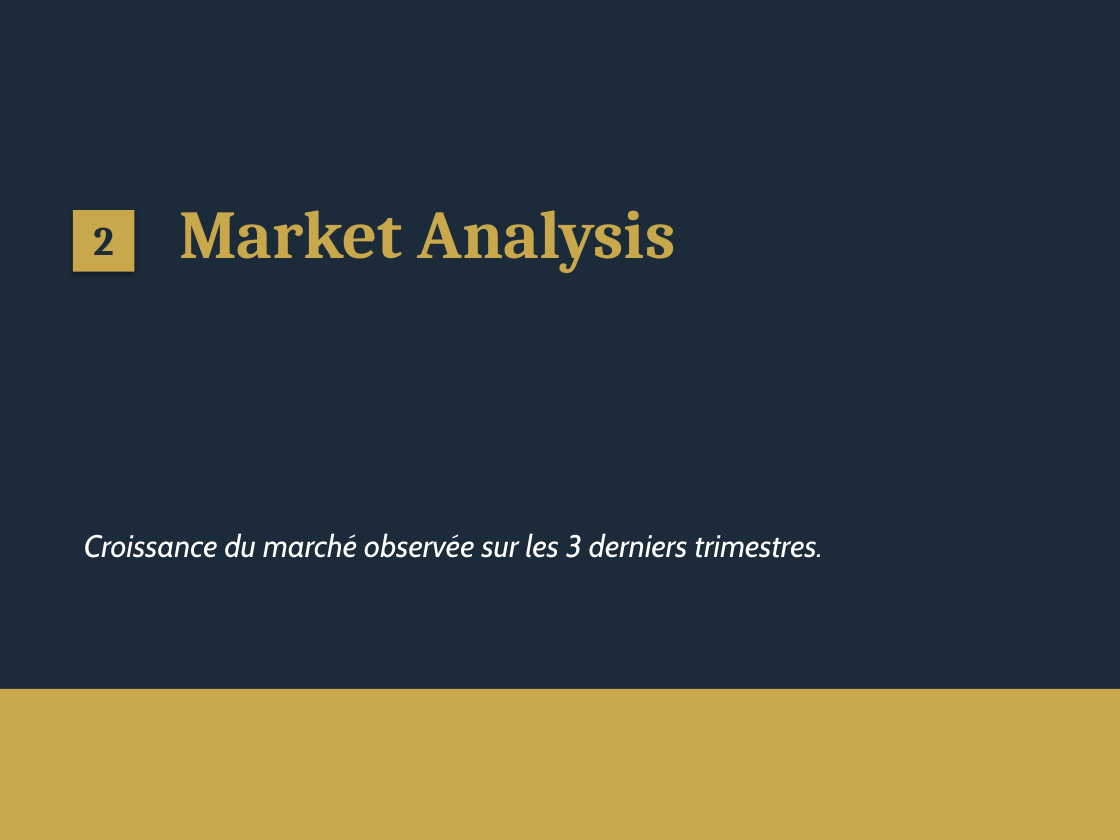
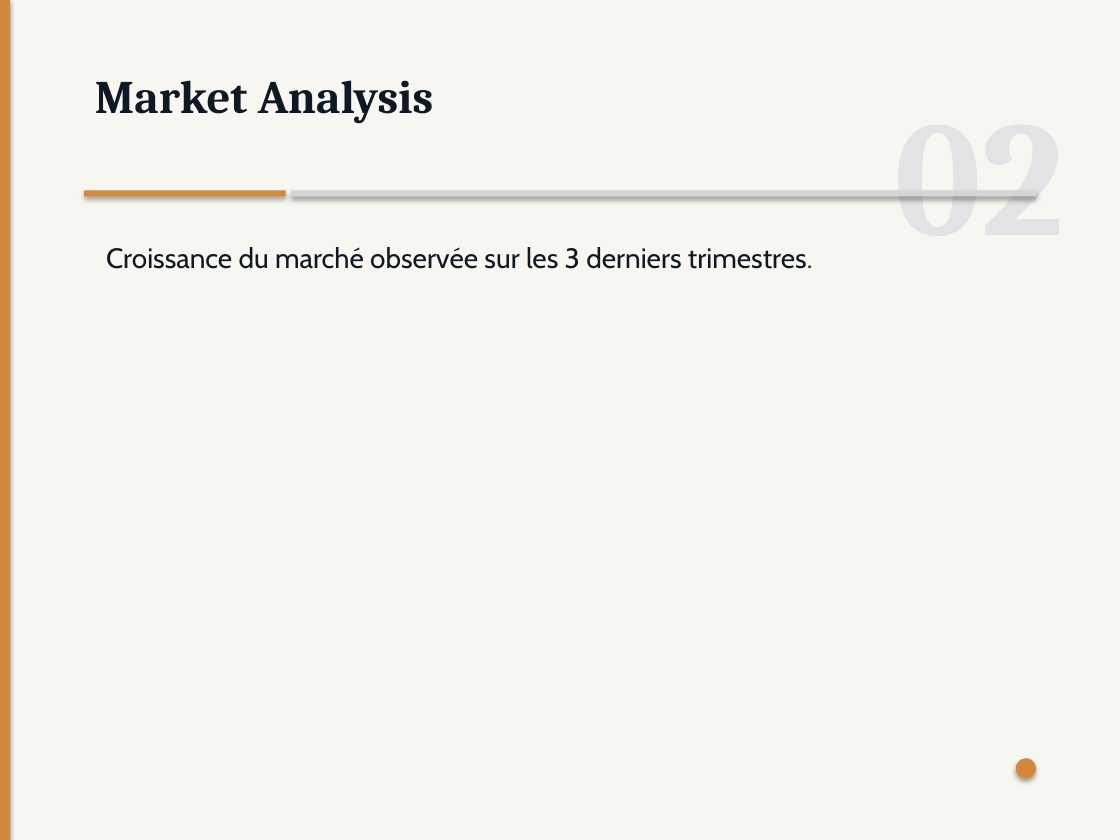
Before and after one commit to matisselebretonmatisselebreton-arch/salut, a slide deck: slide 3 of input/test_corporate_redesigned.pptx. Drawn at 1120x840 pixels with LibreOffice and Linux fonts; fonts in the diff are those of the drawing. Boxes give left, top, right and bottom in pixels: in the first picture for what was removed or moved away, otherwise in the second. Text is boxed around its words. In the diff, an @@ line names an element or a change of style, - is before the commit and + after.

```diff
--- a/input/test_corporate_redesigned.pptx
+++ b/input/test_corporate_redesigned.pptx
@@ background #1C2B3A to #F8F6F0 @@
@@ rectangle added at [0, 0, 10, 840], fill #D4893A @@
@@ text "Market Analysis": place and size @@
-text "Market Analysis" at [179, 210, 676, 273]
+text "Market Analysis" at [95, 80, 434, 124]
@@ text "Market Analysis" at [95, 80, 434, 124]: size 44 to 30 pt, text colour #C8A84B to #0F1923 @@
@@ rectangle added at [84, 190, 286, 196], fill #D4893A @@
@@ rectangle added at [291, 190, 1036, 196], fill #D3D5D7 @@
@@ text added at [894, 193, 1064, 202], 105 pt, text #E2E3E4, bold @@
+02
@@ rectangle removed at [73, 211, 134, 272] @@
@@ text removed at [93, 227, 114, 255] @@
-2
@@ text "Croissance du marché observée sur ...": place and size @@
-text "Croissance du marché observée sur ..." at [84, 533, 824, 558]
+text "Croissance du marché observée sur ..." at [106, 247, 813, 269]
@@ text "Croissance du marché observée sur ..." at [106, 247, 813, 269]: size 20 to 18 pt, text colour #FFFFFF to #0F1923, italic off @@
@@ rectangle removed at [0, 689, 1120, 840] @@
@@ ellipse added at [1016, 758, 1036, 778], fill #D4893A @@
```
Also in this commit, not shown: 4 other slides changed.
